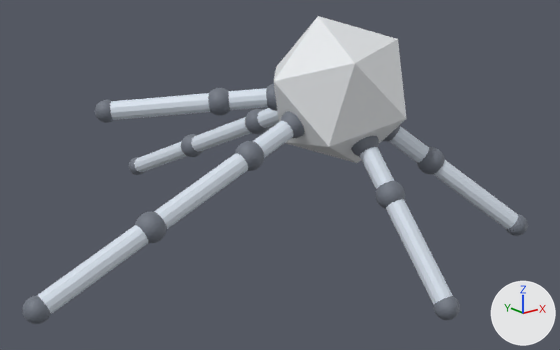
Two versions of the glTF model models/mixed_abs.glb, one commit apart.
The view is the same before and after, from a 50 mm lens placed at (-0.543, -0.582, 0.343), pointed at (-0.05, 0.034, 0.097). The lights are fixed; the arrows at lower right show +X, +Y and +Z. The older version comes first.

Script lines for the objects in view, before the commit:
```python
ob_body = bpy.data.objects.new('body', None)
ob_body.parent = ob_mujoco_world_zup_to_yup
ob_body.location = (0.0, -0.185, 0.0)
ob_body.rotation_euler = (2.267, 0.971, -0.484)  # degrees (130, 56, -28)
ob_geom_9 = bpy.data.objects.new('geom_9', me_mesh_2)
ob_geom_9.parent = ob_leg_4
ob_geom_9.location = (0.0, -0.03, 0.0)
ob_geom_9.rotation_euler = (3.142, 0.0, 0.0)  # degrees (180, 0, 0)
ob_leg_0 = bpy.data.objects.new('leg_0', None)
ob_leg_0.parent = ob_mujoco_world_zup_to_yup
ob_leg_0.location = (-0.0583, -0.16, 0.00114)
ob_leg_0.rotation_euler = (-0.018, -0.0502, -1.981)  # degrees (-1, -2.9, -114)
ob_leg_4 = bpy.data.objects.new('leg_4', None)
ob_leg_4.parent = ob_mujoco_world_zup_to_yup
ob_leg_4.location = (-0.0484, -0.18, 0.0408)
ob_leg_4.rotation_euler = (-0.793, -0.448, -1.276)  # degrees (-45, -26, -73)
ob_leg_7 = bpy.data.objects.new('leg_7', None)
ob_leg_7.parent = ob_mujoco_world_zup_to_yup
ob_leg_7.location = (-0.0109, -0.16, 0.0573)
ob_leg_7.rotation_euler = (-1.523, -0.448, -1.276)  # degrees (-87, -26, -73)
ob_seg_0_1 = bpy.data.objects.new('seg_0_1', None)
ob_seg_0_1.parent = ob_mujoco_world_zup_to_yup
ob_seg_0_1.location = (-0.113, -0.136, 0.00222)
ob_seg_0_1.rotation_euler = (-0.018, -0.0502, -1.981)  # degrees (-1, -2.9, -114)
ob_seg_0_2 = bpy.data.objects.new('seg_0_2', None)
ob_seg_0_2.parent = ob_mujoco_world_zup_to_yup
ob_seg_0_2.location = (-0.223, -0.0882, 0.00438)
ob_seg_0_2.rotation_euler = (-0.018, -0.0502, -1.981)  # degrees (-1, -2.9, -114)
ob_seg_4_1 = bpy.data.objects.new('seg_4_1', None)
ob_seg_4_1.parent = ob_mujoco_world_zup_to_yup
ob_seg_4_1.location = (-0.0941, -0.174, 0.0794)
ob_seg_4_1.rotation_euler = (-0.793, -0.448, -1.276)  # degrees (-45, -26, -73)
ob_seg_7_1 = bpy.data.objects.new('seg_7_1', None)
ob_seg_7_1.parent = ob_mujoco_world_zup_to_yup
ob_seg_7_1.location = (-0.0212, -0.136, 0.111)
ob_seg_7_1.rotation_euler = (-1.523, -0.448, -1.276)  # degrees (-87, -26, -73)
# also in view: 'geom_26' at (-0.006, -0.065, 0.119); 'geom_16' at (-0.032, 0.165, 0.112); 'geom_27' at (-0.008, -0.086, 0.097); 'geom_21' at (0.057, -0.048, 0.13); 'geom_28' at (-0.012, -0.128, 0.055)
```
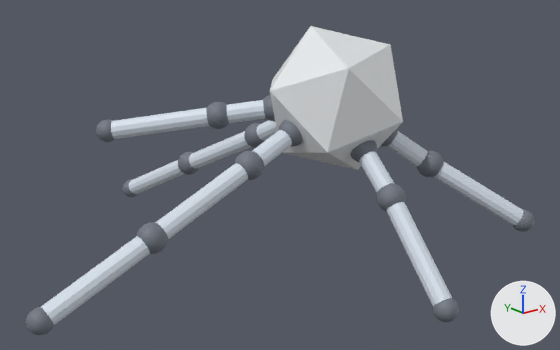
Not drawn themselves, but carrying or shaping drawn objects: ob_body, ob_leg_0, ob_seg_0_1, ob_seg_0_2, ob_leg_4, ob_seg_4_1, ob_leg_7, ob_seg_7_1, ob_seg_7_2, ob_leg_10, ob_seg_10_1, ob_leg_15, ob_seg_15_1.

Pixel boxes (x1, y1, x2, y2) of what changed, in the pictures (560 x 350 px):
'geom_0', moved, turned
    before: (274, 16, 406, 163)
    after: (270, 26, 403, 170)
'geom_6', moved, turned
    before: (38, 225, 148, 314)
    after: (41, 236, 150, 325)
'geom_11', moved, turned
    before: (110, 93, 210, 120)
    after: (111, 108, 209, 139)
'geom_4', moved, turned
    before: (154, 153, 248, 229)
    after: (155, 163, 248, 239)
'geom_28', moved, turned
    before: (386, 199, 453, 305)
    after: (387, 202, 452, 306)
'geom_23', moved, turned
    before: (433, 160, 518, 229)
    after: (434, 162, 524, 225)
'geom_16', moved, turned
    before: (191, 117, 251, 152)
    after: (189, 131, 251, 168)
'geom_18', moved, turned
    before: (134, 141, 186, 172)
    after: (129, 160, 184, 194)
'geom_9', moved, turned
    before: (228, 88, 268, 110)
    after: (226, 100, 265, 123)
'geom_2', moved, turned
    before: (253, 121, 294, 158)
    after: (252, 130, 292, 166)
'geom_5', moved, turned
    before: (135, 212, 167, 243)
    after: (137, 222, 168, 254)
'geom_26', moved, turned
    before: (360, 147, 394, 189)
    after: (359, 151, 394, 192)
'geom_7', moved, turned
    before: (22, 295, 51, 324)
    after: (26, 307, 54, 335)
'geom_21', moved, turned
    before: (389, 126, 429, 163)
    after: (387, 131, 428, 166)
'geom_3', moved, turned
    before: (235, 141, 264, 171)
    after: (235, 151, 264, 180)
'geom_10', moved, turned
    before: (208, 88, 231, 116)
    after: (206, 102, 229, 129)
'geom_27', moved, turned
    before: (375, 181, 405, 209)
    after: (376, 183, 406, 212)
'geom_12', moved, turned
    before: (95, 100, 113, 123)
    after: (96, 120, 115, 142)
'geom_22', moved, turned
    before: (417, 147, 445, 174)
    after: (416, 150, 444, 177)
'geom_15', moved, turned
    before: (245, 109, 269, 134)
    after: (244, 123, 264, 148)
'geom_1', moved, turned
    before: (280, 111, 304, 138)
    after: (278, 120, 303, 147)
'geom_14', moved, turned
    before: (257, 108, 279, 128)
    after: (256, 120, 277, 141)
'geom_29', moved, turned
    before: (433, 296, 460, 320)
    after: (433, 298, 459, 322)
'geom_17', moved, turned
    before: (181, 134, 203, 157)
    after: (178, 152, 199, 175)
'geom_25', moved, turned
    before: (351, 136, 379, 157)
    after: (350, 140, 377, 162)
'geom_24', moved, turned
    before: (505, 214, 528, 236)
    after: (513, 210, 535, 232)
'geom_8', moved, turned
    before: (266, 83, 277, 111)
    after: (263, 95, 275, 121)
'geom_19', moved, turned
    before: (129, 157, 145, 175)
    after: (123, 180, 139, 197)
'geom_20', moved, turned
    before: (383, 125, 400, 141)
    after: (381, 129, 398, 147)

The change, as a diff of the scene's bpy script:
```diff
--- a/models/mixed_abs.glb.py
+++ b/models/mixed_abs.glb.py
@@ ob_body @@
 ob_body.parent = ob_mujoco_world_zup_to_yup
-ob_body.location = (0.0, -0.185, 0.0)
-ob_body.rotation_euler = (2.267, 0.971, -0.484)  # degrees (130, 56, -28)
+ob_body.location = (0.00172, -0.176, 0.00739)
+ob_body.rotation_euler = (2.172, 0.933, -0.57)  # degrees (124, 53, -33)
@@ ob_leg_0 @@
 ob_leg_0.parent = ob_mujoco_world_zup_to_yup
-ob_leg_0.location = (-0.0583, -0.16, 0.00114)
-ob_leg_0.rotation_euler = (-0.018, -0.0502, -1.981)  # degrees (-1, -2.9, -114)
+ob_leg_0.location = (-0.0563, -0.15, 0.00649)
+ob_leg_0.rotation_euler = (0.0143, -0.161, -1.993)  # degrees (0.8, -9.2, -114)
@@ ob_seg_0_1 @@
 ob_seg_0_1.parent = ob_mujoco_world_zup_to_yup
-ob_seg_0_1.location = (-0.113, -0.136, 0.00222)
-ob_seg_0_1.rotation_euler = (-0.018, -0.0502, -1.981)  # degrees (-1, -2.9, -114)
+ob_seg_0_1.location = (-0.111, -0.125, 0.00564)
+ob_seg_0_1.rotation_euler = (-0.0212, -0.161, -1.993)  # degrees (-1.2, -9.2, -114)
@@ ob_seg_0_2 @@
 ob_seg_0_2.parent = ob_mujoco_world_zup_to_yup
-ob_seg_0_2.location = (-0.223, -0.0882, 0.00438)
-ob_seg_0_2.rotation_euler = (-0.018, -0.0502, -1.981)  # degrees (-1, -2.9, -114)
+ob_seg_0_2.location = (-0.22, -0.0759, 0.00814)
+ob_seg_0_2.rotation_euler = (-0.0302, -0.161, -1.993)  # degrees (-1.7, -9.2, -114)
@@ ob_leg_4 @@
 ob_leg_4.parent = ob_mujoco_world_zup_to_yup
-ob_leg_4.location = (-0.0484, -0.18, 0.0408)
-ob_leg_4.rotation_euler = (-0.793, -0.448, -1.276)  # degrees (-45, -26, -73)
+ob_leg_4.location = (-0.0468, -0.167, 0.0475)
+ob_leg_4.rotation_euler = (-0.811, -0.518, -1.271)  # degrees (-46, -30, -73)
@@ ob_seg_4_1 @@
 ob_seg_4_1.parent = ob_mujoco_world_zup_to_yup
-ob_seg_4_1.location = (-0.0941, -0.174, 0.0794)
-ob_seg_4_1.rotation_euler = (-0.793, -0.448, -1.276)  # degrees (-45, -26, -73)
+ob_seg_4_1.location = (-0.0927, -0.158, 0.0853)
+ob_seg_4_1.rotation_euler = (-0.826, -0.518, -1.271)  # degrees (-47, -30, -73)
@@ ob_leg_7 @@
 ob_leg_7.parent = ob_mujoco_world_zup_to_yup
-ob_leg_7.location = (-0.0109, -0.16, 0.0573)
-ob_leg_7.rotation_euler = (-1.523, -0.448, -1.276)  # degrees (-87, -26, -73)
+ob_leg_7.location = (-0.00928, -0.146, 0.0628)
+ob_leg_7.rotation_euler = (-1.574, -0.514, -1.204)  # degrees (-90, -29, -69)
@@ ob_seg_7_1 @@
 ob_seg_7_1.parent = ob_mujoco_world_zup_to_yup
-ob_seg_7_1.location = (-0.0212, -0.136, 0.111)
-ob_seg_7_1.rotation_euler = (-1.523, -0.448, -1.276)  # degrees (-87, -26, -73)
+ob_seg_7_1.location = (-0.0197, -0.119, 0.115)
+ob_seg_7_1.rotation_euler = (-1.511, -0.514, -1.204)  # degrees (-87, -29, -69)
@@ ob_seg_7_2 @@
 ob_seg_7_2.parent = ob_mujoco_world_zup_to_yup
-ob_seg_7_2.location = (-0.0419, -0.0882, 0.219)
-ob_seg_7_2.rotation_euler = (-1.523, -0.448, -1.276)  # degrees (-87, -26, -73)
+ob_seg_7_2.location = (-0.0475, -0.0665, 0.219)
+ob_seg_7_2.rotation_euler = (-1.51, -0.53, -1.205)  # degrees (-87, -30, -69)
@@ ob_leg_10 @@
 ob_leg_10.parent = ob_mujoco_world_zup_to_yup
-ob_leg_10.location = (0.039, -0.148, -0.0329)
-ob_leg_10.rotation_euler = (0.676, 0.597, 2.765)  # degrees (39, 34, 158)
+ob_leg_10.location = (0.0412, -0.14, -0.0277)
+ob_leg_10.rotation_euler = (0.762, 0.643, 2.82)  # degrees (44, 37, 162)
@@ ob_seg_10_1 @@
 ob_seg_10_1.parent = ob_mujoco_world_zup_to_yup
-ob_seg_10_1.location = (0.0758, -0.112, -0.064)
-ob_seg_10_1.rotation_euler = (0.676, 0.597, 2.765)  # degrees (39, 34, 158)
+ob_seg_10_1.location = (0.0785, -0.107, -0.0609)
+ob_seg_10_1.rotation_euler = (0.814, 0.643, 2.82)  # degrees (47, 37, 162)
@@ ob_leg_15 @@
 ob_leg_15.parent = ob_mujoco_world_zup_to_yup
-ob_leg_15.location = (-0.00425, -0.14, -0.0444)
-ob_leg_15.rotation_euler = (0.848, 0.37, -2.659)  # degrees (49, 21, -152)
+ob_leg_15.location = (-0.00189, -0.134, -0.04)
+ob_leg_15.rotation_euler = (0.927, 0.372, -2.605)  # degrees (53, 21, -149)
@@ ob_seg_15_1 @@
 ob_seg_15_1.parent = ob_mujoco_world_zup_to_yup
-ob_seg_15_1.location = (-0.00826, -0.0975, -0.0864)
-ob_seg_15_1.rotation_euler = (0.848, 0.37, -2.659)  # degrees (49, 21, -152)
+ob_seg_15_1.location = (-0.00531, -0.0937, -0.0847)
+ob_seg_15_1.rotation_euler = (0.865, 0.372, -2.605)  # degrees (50, 21, -149)
```
